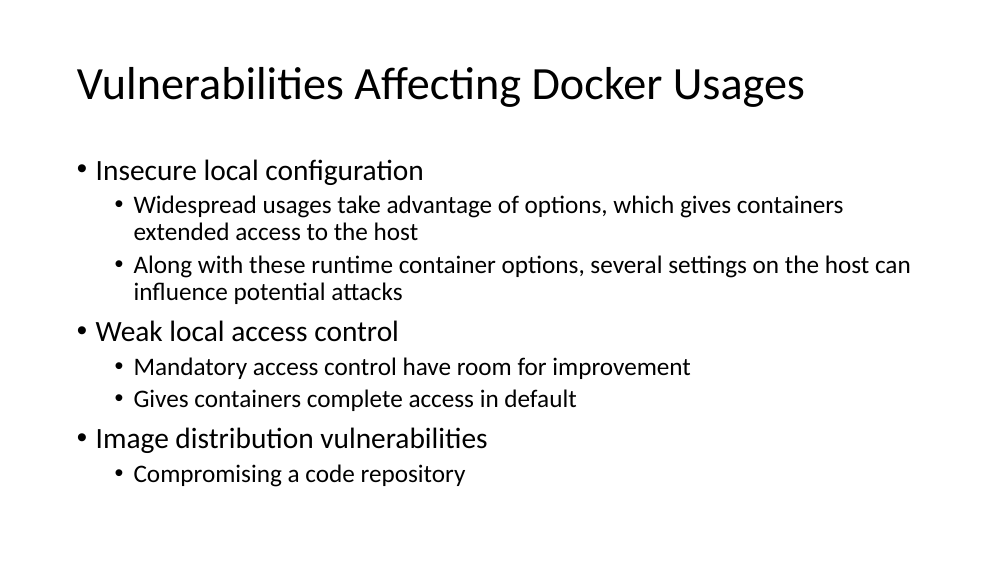
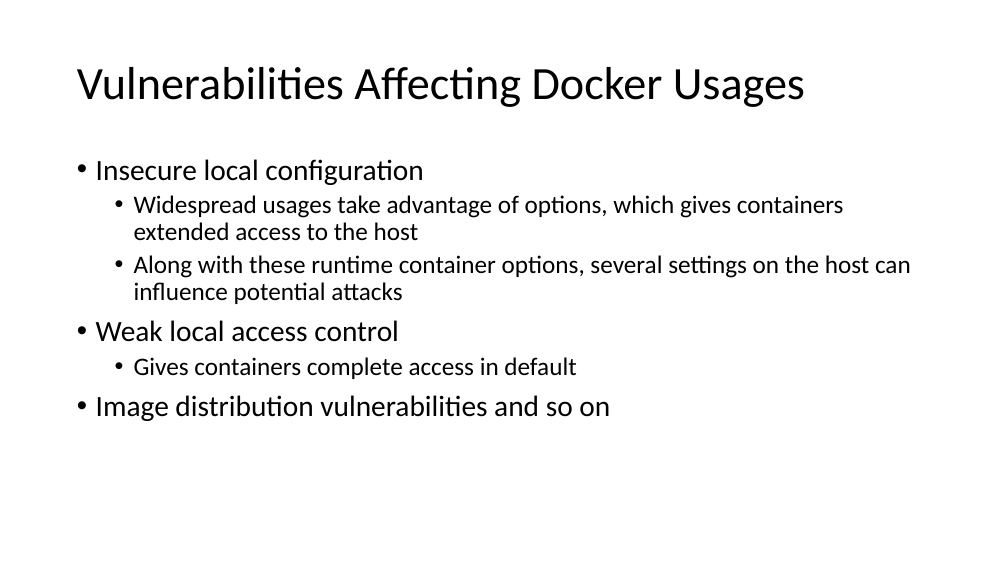
Before and after one commit to tianyuzhou95/Docker, a slide deck: slide 22 of To Docker or Not to Docker A Security Perspective.pptx. Drawn at 1008x567 pixels with LibreOffice and Linux fonts; fonts in the diff are those of the drawing. Boxes give left, top, right and bottom in pixels: in the first picture for what was removed or moved away, otherwise in the second. Text is boxed around its words. In the diff, an @@ line names an element or a change of style, - is before the commit and + after.

```diff
--- a/To Docker or Not to Docker A Security Perspective.pptx
+++ b/To Docker or Not to Docker A Security Perspective.pptx
@@ text at [134, 357, 690, 379]: paragraph removed @@
-  • Mandatory access control have room for improvement
@@ text at [96, 395, 610, 421]: text changed @@
-• Image distribution vulnerabilities
-  • Compromising a code repository
+• Image distribution vulnerabilities and so on
```
Also in this commit, not shown: 5 other slides changed, 3 other files.
